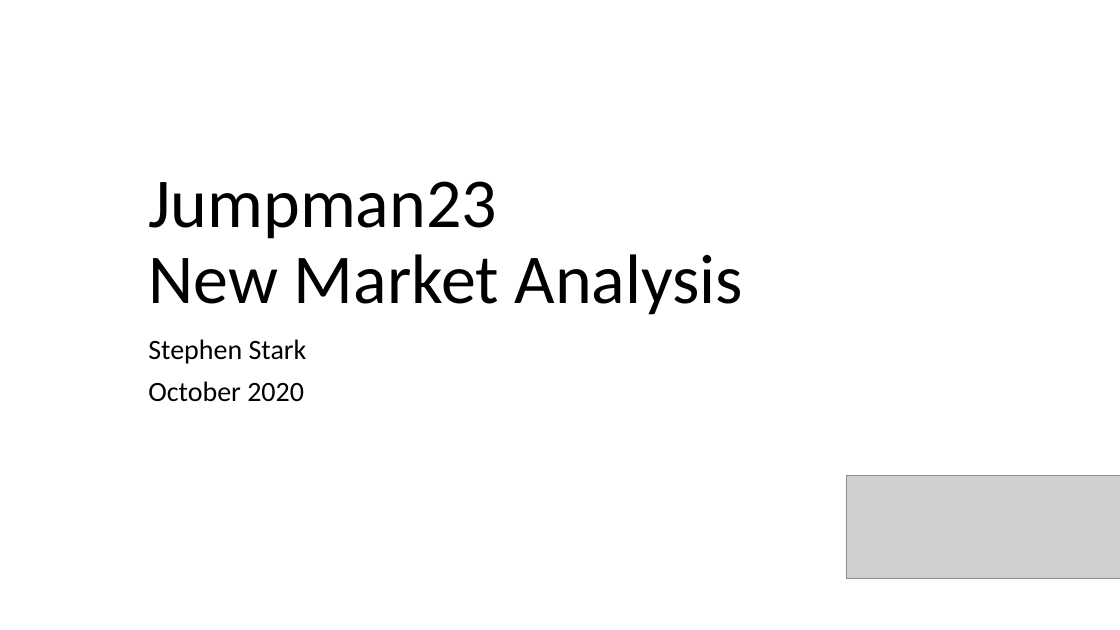
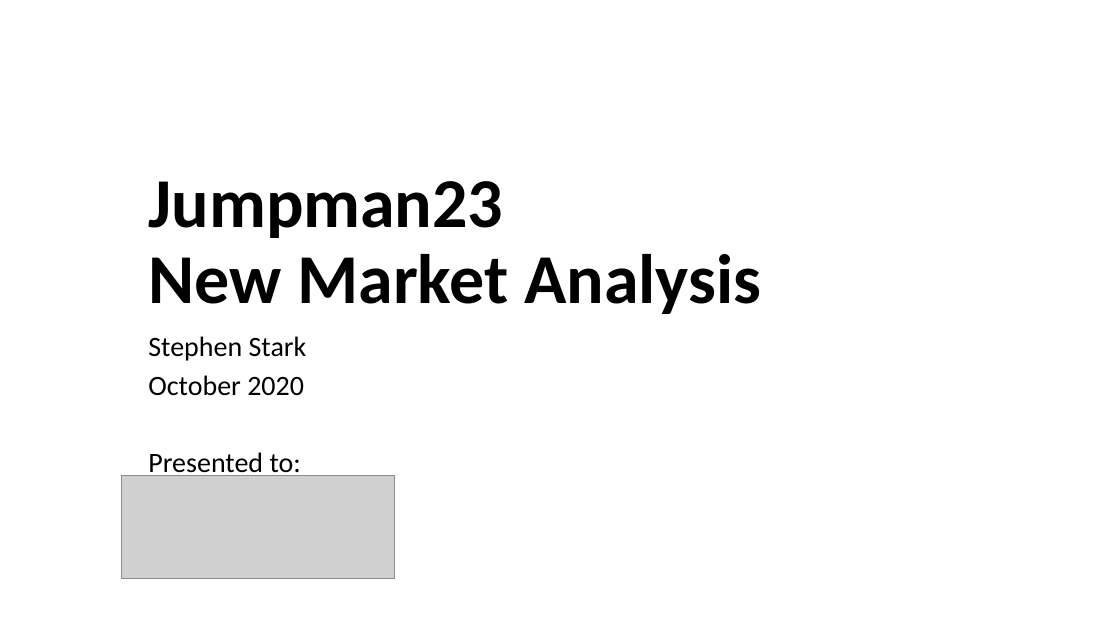
Before and after one commit to sstarkjr/PM_MarketAnalysis, a slide deck: slide 1 of Stephen_Stark_Analysis.pptx. Drawn at 1120x630 pixels with LibreOffice and Linux fonts; fonts in the diff are those of the drawing; grey boxes stand for pictures. Boxes give left, top, right and bottom in pixels: in the first picture for what was removed or moved away, otherwise in the second. Text is boxed around its words. In the diff, an @@ line names an element or a change of style, - is before the commit and + after.

```diff
--- a/Stephen_Stark_Analysis.pptx
+++ b/Stephen_Stark_Analysis.pptx
@@ title "Jumpman23 New Market Analysis" at [148, 181, 761, 314]: bold on @@
@@ subtitle at [148, 336, 307, 396]: line spacing 0.9 to 0.8 @@
@@ picture: place and size @@
-picture at [847, 476, 1120, 579]
+picture at [122, 476, 395, 579]
@@ subtitle at [148, 452, 301, 479]: paragraph added @@
+Presented to:
```
Also in this commit, not shown: 12 other slides changed, 3 slides added, 3 slides removed, 8 other files.
